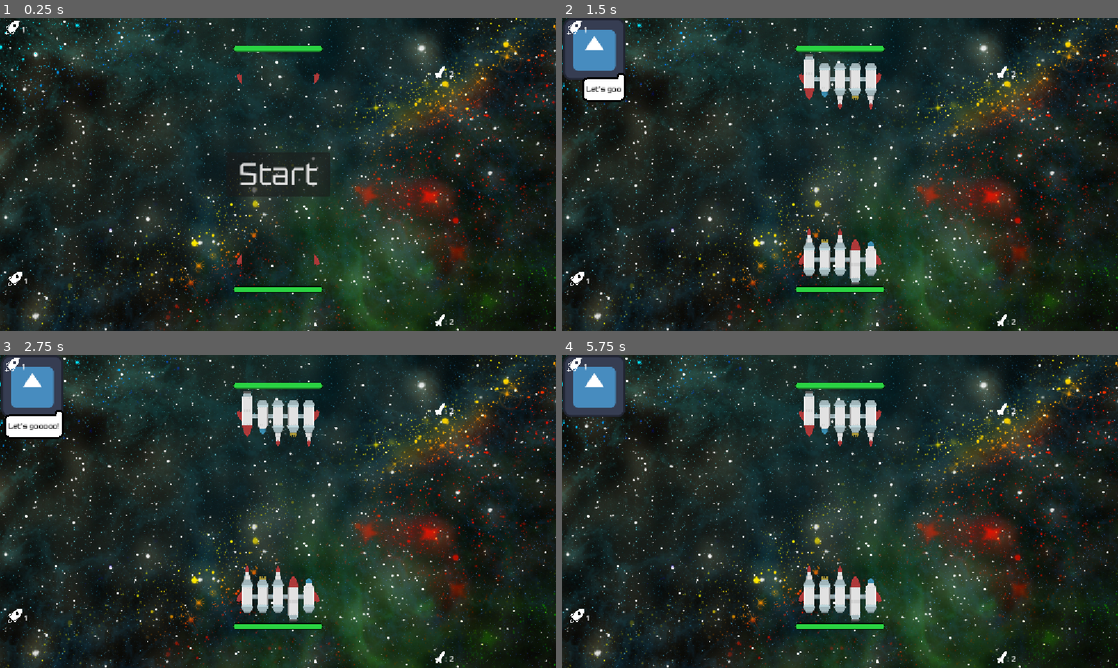
Above: before the commit, frames 1-4 (two rows, left to right).
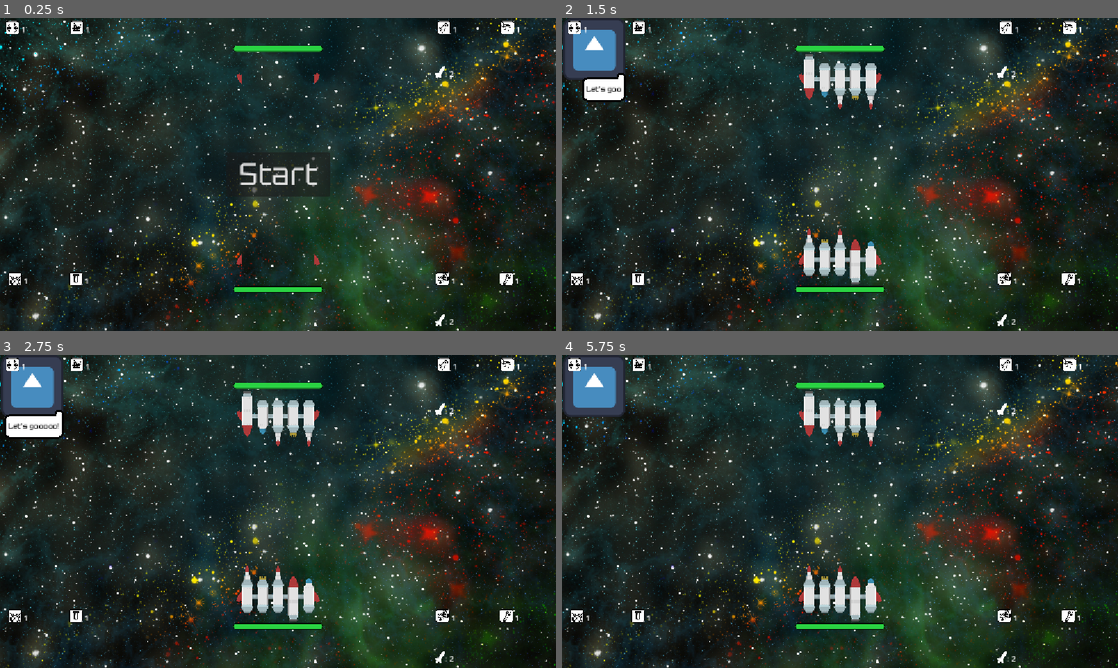
Above: after the commit, the same moments.

Repository: paralinguist/2025-space-pvp
Game: Godot game, scene res://Scenes/test_scene.tscn
Two runs of this game, one before a commit and one after it. Both use one fixed random seed, a clock stepped at 60 frames per second and the inputs below. The engine's default icon, where the game draws it, is replaced by a stand-in: a white triangle on a blue panel in a dark square.
Inputs:
- Up to frame 1 (0.25 s): no input
- Up to frame 2 (1.5 s): click "Start" at 0.5 s
- Up to frame 3 (2.75 s): tap Enter at 2 s
- Up to frame 4 (5.75 s): tap Space at 2.75, 4.25 s; tap Enter at 3.5, 5 s

The runs differ from the first frame. In frame 1, 0.8% of the frame differs, in the area x 0-94%, y 0-86%; in frame 2, 0.8%; in frame 3, 0.8%; in frame 4, 0.8%.

Commit message:
Updated module icons, power status updates

Diff:
--- a/2025spacegame/Scenes/test_scene.tscn
+++ b/2025spacegame/Scenes/test_scene.tscn
@@ -7,7 +7,14 @@
 [ext_resource type="FontFile" uid="uid://ddcavhli5oec3" path="res://Assets/Tektur-Regular.ttf" id="4_hb2xm"]
 [ext_resource type="PackedScene" uid="uid://ds0evjgacxbtd" path="res://Scenes/portrait.tscn" id="6_x033f"]
 [ext_resource type="Texture2D" uid="uid://de4ni4hyrprxc" path="res://Assets/PNG/Sprites X2/Missiles/spaceMissiles_029.png" id="7_rdbpf"]
-[ext_resource type="Texture2D" uid="uid://rdptta5yciii" path="res://Assets/PNG/Sprites X2/Icons/pilot.png" id="8_oho3u"]
+[ext_resource type="Texture2D" uid="uid://bwdg36wde3h1f" path="res://Assets/PNG/Sprites X2/Icons/tech_pilot_icon.png" id="8_4qg1e"]
+[ext_resource type="Texture2D" uid="uid://c43bisnvi4vih" path="res://Assets/PNG/Sprites X2/Icons/tech_sci_icon.png" id="9_040rt"]
+[ext_resource type="Texture2D" uid="uid://c8mssxso8oecc" path="res://Assets/PNG/Sprites X2/Icons/tech_weap_icon.png" id="10_dhrl2"]
+[ext_resource type="Texture2D" uid="uid://dy68v0j5dc41l" path="res://Assets/PNG/Sprites X2/Icons/tech_eng_icon.png" id="11_i0miu"]
+[ext_resource type="Texture2D" uid="uid://c64pufbx6k53a" path="res://Assets/PNG/Sprites X2/Icons/retro_pilot_icon.png" id="12_6bfml"]
+[ext_resource type="Texture2D" uid="uid://jbilcve1p2wk" path="res://Assets/PNG/Sprites X2/Icons/retro_sci_icon.png" id="13_0g4ye"]
+[ext_resource type="Texture2D" uid="uid://b5ned6scithgo" path="res://Assets/PNG/Sprites X2/Icons/retro_weap_icon.png" id="14_soh27"]
+[ext_resource type="Texture2D" uid="uid://y62lqst6sxid" path="res://Assets/PNG/Sprites X2/Icons/retro_eng_icon.png" id="15_733rx"]
 
 [sub_resource type="Theme" id="Theme_ak5v8"]
 default_font = ExtResource("4_hb2xm")
@@ -172,9 +179,9 @@
 text = ": 2"
 
 [node name="TechPilotIcon" type="Sprite2D" parent="Icons"]
-position = Vector2(25.781239, 19.774488)
-scale = Vector2(0.03789834, 0.037898343)
-texture = ExtResource("8_oho3u")
+position = Vector2(25.781, 20)
+scale = Vector2(0.25, 0.25)
+texture = ExtResource("8_4qg1e")
 
 [node name="LabelTechPilotPwr" type="Label" parent="Icons"]
 offset_left = 44.0
@@ -183,15 +190,87 @@
 offset_bottom = 35.0
 text = "1"
 
+[node name="TechScienceIcon" type="Sprite2D" parent="Icons"]
+position = Vector2(159.25, 20)
+scale = Vector2(0.25, 0.25)
+texture = ExtResource("9_040rt")
+
+[node name="LabelTechSciencePwr" type="Label" parent="Icons"]
+offset_left = 177.469
+offset_top = 12.0
+offset_right = 199.469
+offset_bottom = 35.0
+text = "1"
+
+[node name="TechWeaponIcon" type="Sprite2D" parent="Icons"]
+position = Vector2(920.25, 20)
+scale = Vector2(0.25, 0.25)
+texture = ExtResource("10_dhrl2")
+
+[node name="LabelTechWeapPwr" type="Label" parent="Icons"]
+offset_left = 938.469
+offset_top = 12.0
+offset_right = 960.469
+offset_bottom = 35.0
+text = "1"
+
+[node name="TechEngIcon" type="Sprite2D" parent="Icons"]
+position = Vector2(1051.25, 20)
+scale = Vector2(0.25, 0.25)
+texture = ExtResource("11_i0miu")
+
+[node name="LabelTechEngPwr" type="Label" parent="Icons"]
+offset_left = 1069.469
+offset_top = 12.0
+offset_right = 1091.469
+offset_bottom = 35.0
+text = "1"
+
 [node name="RetroPilotIcon" type="Sprite2D" parent="Icons"]
 position = Vector2(31, 540)
-scale = Vector2(0.03789834, 0.037898343)
-texture = ExtResource("8_oho3u")
+scale = Vector2(0.25, 0.25)
+texture = ExtResource("12_6bfml")
 
 [node name="LabelRetroPilotPwr" type="Label" parent="Icons"]
 offset_left = 49.0
 offset_top = 533.0
 offset_right = 72.0
+offset_bottom = 556.0
+text = "1"
+
+[node name="RetroSciIcon" type="Sprite2D" parent="Icons"]
+position = Vector2(157.25, 540)
+scale = Vector2(0.25, 0.25)
+texture = ExtResource("13_0g4ye")
+
+[node name="LabelRetroSciPwr" type="Label" parent="Icons"]
+offset_left = 175.25
+offset_top = 533.0
+offset_right = 198.25
+offset_bottom = 556.0
+text = "1"
+
+[node name="RetroWeapIcon" type="Sprite2D" parent="Icons"]
+position = Vector2(917.25, 540)
+scale = Vector2(0.25, 0.25)
+texture = ExtResource("14_soh27")
+
+[node name="LabelRetroWeapPwr" type="Label" parent="Icons"]
+offset_left = 935.25
+offset_top = 533.0
+offset_right = 958.25
+offset_bottom = 556.0
+text = "1"
+
+[node name="RetroEngIcon" type="Sprite2D" parent="Icons"]
+position = Vector2(1049.25, 540)
+scale = Vector2(0.25, 0.25)
+texture = ExtResource("15_733rx")
+
+[node name="LabelRetroEngPwr" type="Label" parent="Icons"]
+offset_left = 1067.25
+offset_top = 533.0
+offset_right = 1090.25
 offset_bottom = 556.0
 text = "1"
 
--- a/2025spacegame/Scenes/websocket_server.gd
+++ b/2025spacegame/Scenes/websocket_server.gd
@@ -14,6 +14,8 @@
 const PORT: int = 9876
 const TECH_TEAM: int = 0
 const RETRO_TEAM: int = 1
+
+var Scene
 
 var api_version := "0.92"
 var tcp_server := TCPServer.new()
@@ -39,6 +41,7 @@
 	print_rich(time + message + "\n")
 
 func _ready() -> void:
+	Scene = self.get_parent()
 	if tcp_server.listen(PORT) != OK:
 		log_message("Unable to start server.")
 		set_process(false)
@@ -108,6 +111,7 @@
 						ship.power_down(instruction["target"])
 					else:
 						ship.power_up(instruction["target"])
+					Scene.update_labels()
 	return "OK"
 
 func poll() -> void:
--- a/2025spacegame/Scripts/main.gd
+++ b/2025spacegame/Scripts/main.gd
@@ -18,3 +18,14 @@
 func _process(_delta: float) -> void:
 	$Icons/LabelTechMissiles.text = ": " + str($TechShip.missiles)
 	$Icons/LabelRetroMissiles.text = ": " + str($RetroShip.missiles)
+
+
+func update_labels():
+	$Icons/LabelTechEngPwr.text = str($TechShip.available_power)
+	$Icons/LabelTechPilotPwr.text = str($TechShip.pilot_power)
+	$Icons/LabelTechSciencePwr.text = str($TechShip.science_power)
+	$Icons/LabelTechWeapPwr.text = str($TechShip.weapon_power)
+	$Icons/LabelRetroEngPwr.text = str($RetroShip.available_power)
+	$Icons/LabelRetroPilotPwr.text = str($RetroShip.pilot_power)
+	$Icons/LabelRetroSciPwr.text = str($RetroShip.science_power)
+	$Icons/LabelRetroWeapPwr.text = str($RetroShip.weapon_power)
Binary file removed: 2025spacegame/Assets/PNG/Sprites X2/Icons/pilot.png
Binary file added: 2025spacegame/Assets/PNG/Sprites X2/Icons/retro_eng_icon.png
Not shown, added: 2025spacegame/Assets/PNG/Sprites X2/Icons/retro_eng_icon.png.import
Binary file added: 2025spacegame/Assets/PNG/Sprites X2/Icons/retro_pilot_icon.png
Not shown, added: 2025spacegame/Assets/PNG/Sprites X2/Icons/retro_pilot_icon.png.import
Binary file added: 2025spacegame/Assets/PNG/Sprites X2/Icons/retro_sci_icon.png
Not shown, changed: 2025spacegame/Assets/PNG/Sprites X2/Icons/retro_sci_icon.png.import
Binary file added: 2025spacegame/Assets/PNG/Sprites X2/Icons/retro_weap_icon.png
Not shown, added: 2025spacegame/Assets/PNG/Sprites X2/Icons/retro_weap_icon.png.import
Binary file removed: 2025spacegame/Assets/PNG/Sprites X2/Icons/science.png
Binary file added: 2025spacegame/Assets/PNG/Sprites X2/Icons/tech_eng_icon.png
Not shown, changed: 2025spacegame/Assets/PNG/Sprites X2/Icons/tech_eng_icon.png.import
(and 8 more such lines)
